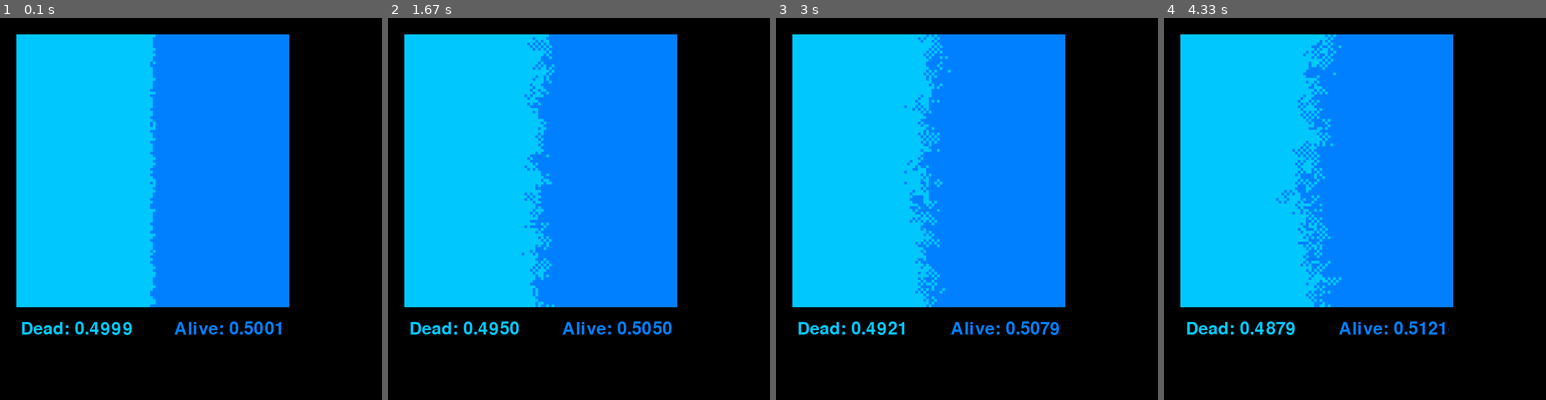
Above: before the commit, frames 1-4 (left to right).
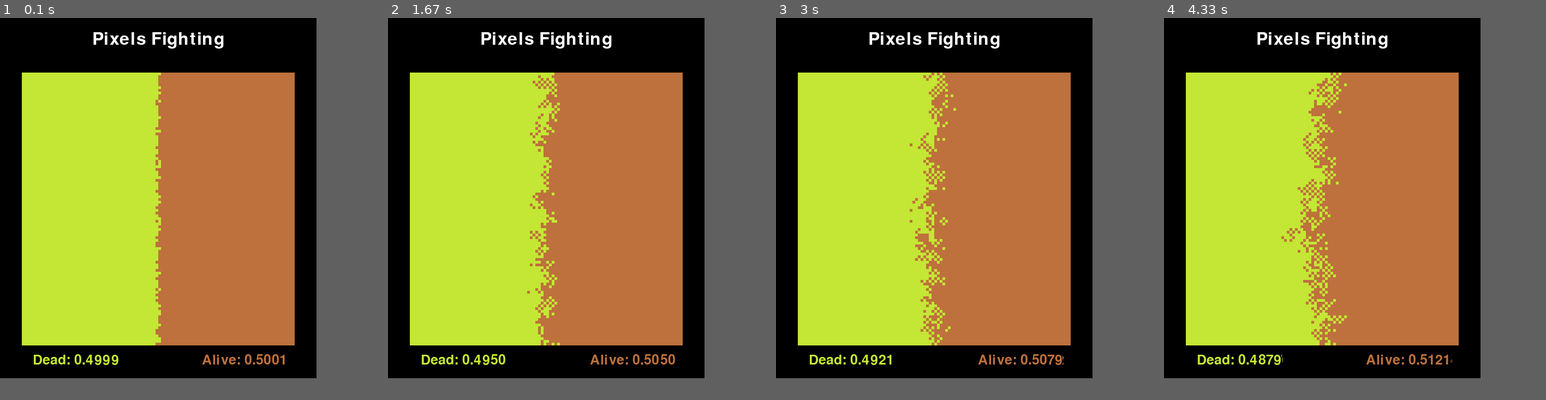
Above: after the commit, the same moments.

Repository: PratikshaJain37/Pixels-Fighting-pygame
Game: pygame game, started from main.py
The game is run twice, just before and just after one commit, with the same random seed, the same clock (stepped at 60 frames per second) and the same inputs.
Inputs:
- Up to frame 1 (0.1 s): no input
- Up to frame 2 (1.67 s): no input
- Up to frame 3 (3 s): no input
- Up to frame 4 (4.33 s): no input
The window is 700x700 before the commit and 580x660 after it. Grey fills any space a smaller window leaves; there, only what the larger window draws over its background counts as a difference.

The runs differ from the first frame. In frame 1, 60% of the frame differs, in the area x 4-78%, y 3-91%; in frame 2, 60%; in frame 3, 60%; in frame 4, 60%.

Commit message:
v1.5.1: Randomized colours, added title, sizes only dependent on INT and SIZE

Diff:
--- a/main.py
+++ b/main.py
@@ -24,18 +24,29 @@
 pygame.init()
 
 # Initialize screen, status and clock
-screen = pygame.display.set_mode((700,700))
+screen = pygame.display.set_mode((80+INT*SIZE,160+INT*SIZE))
 running = True
 clock = pygame.time.Clock()
 
 # Defining Colors
-COLOR_ALIVE = (0,128,255)
-COLOR_DEAD = (0,200,255)
+COLOR_ALIVE = (random.randint(1,256),random.randint(0,256),random.randint(0,256))
+COLOR_DEAD = (random.randint(1,256),random.randint(0,256),random.randint(0,256))
 
 # Initialize Status Array - Making an array with half dead and half alive
 zero = np.zeros((INT,INT//2), dtype=int)
 one = np.ones((INT,INT//2), dtype=int)
 current_status_array = np.concatenate((zero,one), axis=1)
+
+# ---------------------#
+
+# For Title Text to be displayed
+
+# Defining font style and size
+font = pygame.font.Font('freesansbold.ttf', 32)
+
+text_title = font.render('Pixels Fighting', True, (255,255,255), (0,0,0))
+textRectTitle = text_title.get_rect()
+textRectTitle.center = (40+INT*SIZE/2, 40)
 
 # ---------------------#
 
@@ -48,7 +59,7 @@
         self.y = y
         self.alive = alive
         self.surf = pygame.Surface((SIZE,SIZE))
-        self.rect = (30 + SIZE*self.y, 30 + SIZE*self.x)
+        self.rect = (40 + SIZE*self.y, 100 + SIZE*self.x)
 
     # Function to fill surface with color
     def assign_color(self):
@@ -84,19 +95,21 @@
 # For Ratio Text to be displayed and updated continuously
 
 # Defining font style and size
-font = pygame.font.Font('freesansbold.ttf', 32)
+font = pygame.font.Font('freesansbold.ttf', 25)
 
 def UpdateRatioText():
 
     # For the alive ones
     text_alive = font.render('Alive: {:.4f}'.format(IsAliveWinning(current_status_array, INT_SQ)), True, COLOR_ALIVE, (0,0,0))
     textRectAlive = text_alive.get_rect()
-    textRectAlive.center = (420, 570)
+    textRectAlive.x = 80 + INT*SIZE - 210
+    textRectAlive.y = 115 + INT*SIZE
 
     # For the dead ones
     text_dead = font.render('Dead: {:.4f}'.format(1-IsAliveWinning(current_status_array, INT_SQ)), True, COLOR_DEAD, (0,0,0))
     textRectDead = text_dead.get_rect()
-    textRectDead.center = (140, 570)
+    textRectDead.x = 60
+    textRectDead.y = 115 + INT*SIZE
 
     # Updating the font on the rect
     screen.blit(text_alive, textRectAlive)
@@ -121,6 +134,9 @@
     # Update Ratio text
     UpdateRatioText()
 
+    # Display Title
+    screen.blit(text_title, textRectTitle)
+
     # Refresh screen
     pygame.display.update()
 
